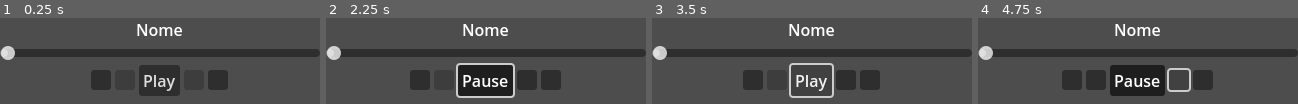
Above: before the commit, frames 1-4 (left to right).
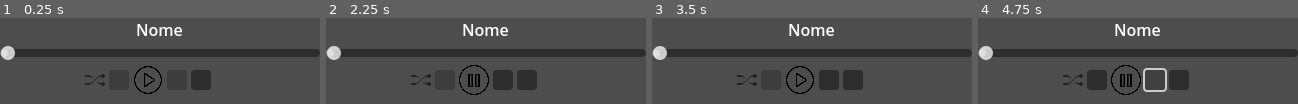
Above: after the commit, the same moments.

Repository: nathaliajoana/godot-music-player
Game: Godot game, scene res://music_player/music_player.tscn
Two runs of this game, one before a commit and one after it. Both use one fixed random seed, a clock stepped at 60 frames per second and the inputs below. The engine's default icon, where the game draws it, is replaced by a stand-in: a white triangle on a blue panel in a dark square.
Inputs (mouse positions are in pixels of both pictures, inside the frame that each line leads up to; where the layout moved, square brackets give the same spot in the first picture):
- Up to frame 1 (0.25 s): no input
- Up to frame 2 (2.25 s): click (428, 79) at 0.52 s; click (422, 79) at 1.27 s; click (473, 79) [486, 80] at 2 s
- Up to frame 3 (3.5 s): click (799, 79) [812, 80] at 2.75 s
- Up to frame 4 (4.75 s): click (1125, 79) [1138, 80] at 3.5 s; click (1154, 79) [1179, 79] at 4.25 s

The runs differ from the first frame. In frame 1, 6.6% of the frame differs, in the area x 26-72%, y 54-91%; in frame 2, 8.8%; in frame 3, 5.4%; in frame 4, 9.4%, in the area x 26-74%, y 54-91%.

Commit message:
update play and random buttons to textured

Diff:
--- a/music_player/music_player.gd
+++ b/music_player/music_player.gd
@@ -7,14 +7,13 @@
 var stage_songs : Array = ["Cosy Coffee Shop", "Fading Memories", "Flavoured Water"]
 
 @onready var music_player : AudioStreamPlayer = $MusicPlayer
-@onready var play_button: Button = $VBoxContainer/HBoxContainer/PlayButton
+@onready var play_button: TextureButton = $VBoxContainer/HBoxContainer/PlayButton
+@onready var random_button: TextureButton = $VBoxContainer/HBoxContainer/RandomButton
 @onready var back_button: Button = $VBoxContainer/HBoxContainer/BackButton
 @onready var next_button: Button = $VBoxContainer/HBoxContainer/NextButton
 
-
 #region Main functions
 func _ready() -> void:
-	play_button.set_text("Play") # TODO: change icon using TexturedButton
 	back_button.set_disabled(true) # TODO: enable after first song finishes
 	next_button.set_disabled(true) # TODO: do we want this to be enabled at first?
 #endregion
@@ -23,14 +22,12 @@
 
 func _on_play_button_toggled(toggled_on: bool) -> void:
 	if toggled_on:
-		play_button.set_text("Pause")
 		AudioManager.play_music(stage_songs, song_position, false, random)
 		next_button.set_disabled(false)
 	else:
-		play_button.set_text("Play")
 		AudioManager.set_pause(true)
 
-func _on_randomize_button_toggled(toggled_on: bool) -> void:
+func _on_random_button_toggled(toggled_on: bool) -> void:
 	random = toggled_on
 
 func _on_loop_button_toggled(toggled_on: bool) -> void:
@@ -45,9 +42,7 @@
 
 func _on_back_button_pressed() -> void:
 	song_position = stage_songs.find(AudioManager.current_song) - 1
-	if song_position < stage_songs.size() - 1:
-		#song_position = 0
-		back_button.set_disabled(true) # TODO: use seek?
+	if song_position < stage_songs.size() - 1: back_button.set_disabled(true) # TODO: use seek?
 	AudioManager.play_music(stage_songs, song_position, false, random, true)
 	if !play_button.is_pressed(): play_button.set_pressed_no_signal(true)
 #endregion
--- a/music_player/music_player.tscn
+++ b/music_player/music_player.tscn
@@ -1,6 +1,11 @@
-[gd_scene load_steps=2 format=3 uid="uid://qgkmiaahid50"]
+[gd_scene load_steps=7 format=3 uid="uid://qgkmiaahid50"]
 
 [ext_resource type="Script" uid="uid://b8d7qn30jk7w3" path="res://music_player/music_player.gd" id="1_644n3"]
+[ext_resource type="Texture2D" uid="uid://c646ac4mpqdx3" path="res://assets/icons/music_player/play.png" id="2_2vm4m"]
+[ext_resource type="Texture2D" uid="uid://5w2mmkd3k01u" path="res://assets/icons/music_player/random_on.png" id="2_fcjbm"]
+[ext_resource type="Texture2D" uid="uid://bxysilao465c7" path="res://assets/icons/music_player/pause.png" id="3_scy8j"]
+[ext_resource type="Texture2D" uid="uid://paip5jncbilm" path="res://assets/icons/music_player/random_off.png" id="3_v34r3"]
+[ext_resource type="Texture2D" uid="uid://b6wfpqbrnnkas" path="res://icon.svg" id="4_scy8j"]
 
 [node name="MusicPlayer" type="Node"]
 script = ExtResource("1_644n3")
@@ -30,12 +35,16 @@
 layout_mode = 2
 alignment = 1
 
-[node name="RandomizeButton" type="Button" parent="VBoxContainer/HBoxContainer"]
+[node name="RandomButton" type="TextureButton" parent="VBoxContainer/HBoxContainer"]
 custom_minimum_size = Vector2(20, 20)
 layout_mode = 2
-size_flags_horizontal = 8
+size_flags_horizontal = 4
 size_flags_vertical = 4
 toggle_mode = true
+texture_normal = ExtResource("3_v34r3")
+texture_pressed = ExtResource("2_fcjbm")
+ignore_texture_size = true
+stretch_mode = 5
 
 [node name="BackButton" type="Button" parent="VBoxContainer/HBoxContainer"]
 custom_minimum_size = Vector2(20, 20)
@@ -43,14 +52,14 @@
 size_flags_horizontal = 4
 size_flags_vertical = 4
 
-[node name="PlayButton" type="Button" parent="VBoxContainer/HBoxContainer"]
+[node name="PlayButton" type="TextureButton" parent="VBoxContainer/HBoxContainer"]
 custom_minimum_size = Vector2(30, 30)
 layout_mode = 2
-size_flags_horizontal = 4
-size_flags_vertical = 4
 toggle_mode = true
-action_mode = 0
-icon_alignment = 1
+texture_normal = ExtResource("2_2vm4m")
+texture_pressed = ExtResource("3_scy8j")
+ignore_texture_size = true
+stretch_mode = 5
 
 [node name="NextButton" type="Button" parent="VBoxContainer/HBoxContainer"]
 custom_minimum_size = Vector2(20, 20)
@@ -63,8 +72,16 @@
 size_flags_vertical = 4
 toggle_mode = true
 
-[connection signal="toggled" from="VBoxContainer/HBoxContainer/RandomizeButton" to="." method="_on_randomize_button_toggled"]
+[node name="NextButton2" type="TextureButton" parent="VBoxContainer/HBoxContainer"]
+custom_minimum_size = Vector2(20, 5)
+layout_mode = 2
+texture_disabled = ExtResource("4_scy8j")
+ignore_texture_size = true
+stretch_mode = 0
+
+[connection signal="toggled" from="VBoxContainer/HBoxContainer/RandomButton" to="." method="_on_random_button_toggled"]
 [connection signal="pressed" from="VBoxContainer/HBoxContainer/BackButton" to="." method="_on_back_button_pressed"]
 [connection signal="toggled" from="VBoxContainer/HBoxContainer/PlayButton" to="." method="_on_play_button_toggled"]
 [connection signal="pressed" from="VBoxContainer/HBoxContainer/NextButton" to="." method="_on_next_button_pressed"]
 [connection signal="toggled" from="VBoxContainer/HBoxContainer/LoopButton" to="." method="_on_loop_button_toggled"]
+[connection signal="pressed" from="VBoxContainer/HBoxContainer/NextButton2" to="." method="_on_next_button_pressed"]
--- a/project.godot
+++ b/project.godot
@@ -24,6 +24,13 @@
 window/size/viewport_width=320
 window/size/viewport_height=130
 
+[file_customization]
+
+folder_colors={
+"res://audio_manager/": "yellow",
+"res://music_player/": "purple"
+}
+
 [rendering]
 
 renderer/rendering_method="gl_compatibility"
Binary file added: assets/icons/music_player/pause.png
Not shown, added: assets/icons/music_player/pause.png.import
Binary file added: assets/icons/music_player/play.png
Not shown, added: assets/icons/music_player/play.png.import
Binary file added: assets/icons/music_player/random_off.png
Not shown, added: assets/icons/music_player/random_off.png.import
Binary file added: assets/icons/music_player/random_on.png
Not shown, added: assets/icons/music_player/random_on.png.import
